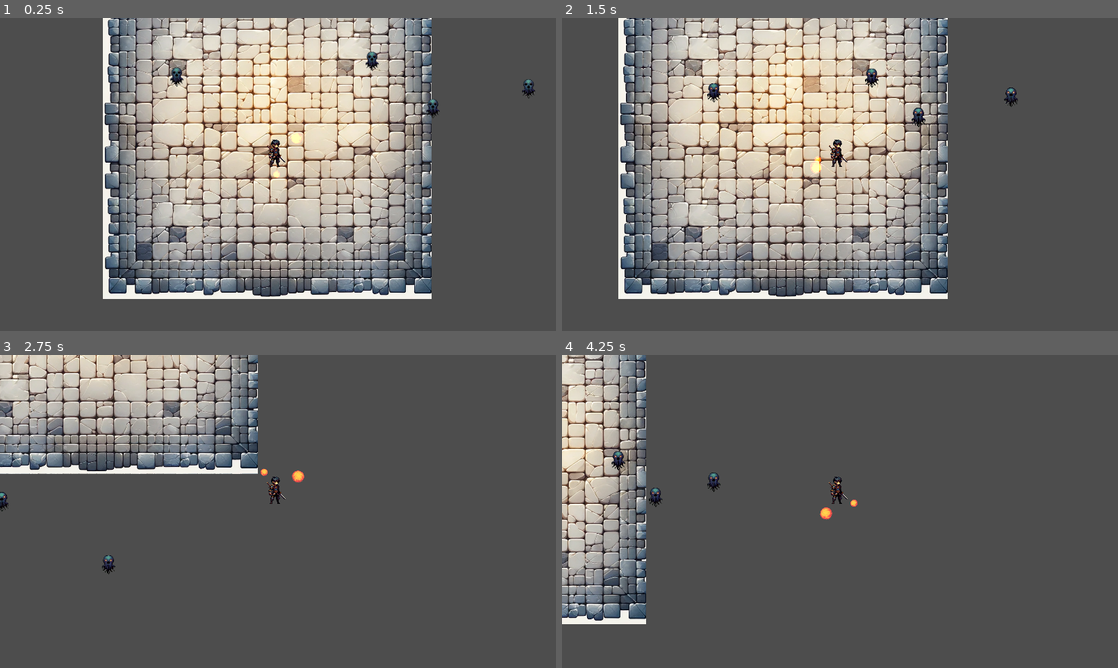
Above: before the commit, frames 1-4 (two rows, left to right).
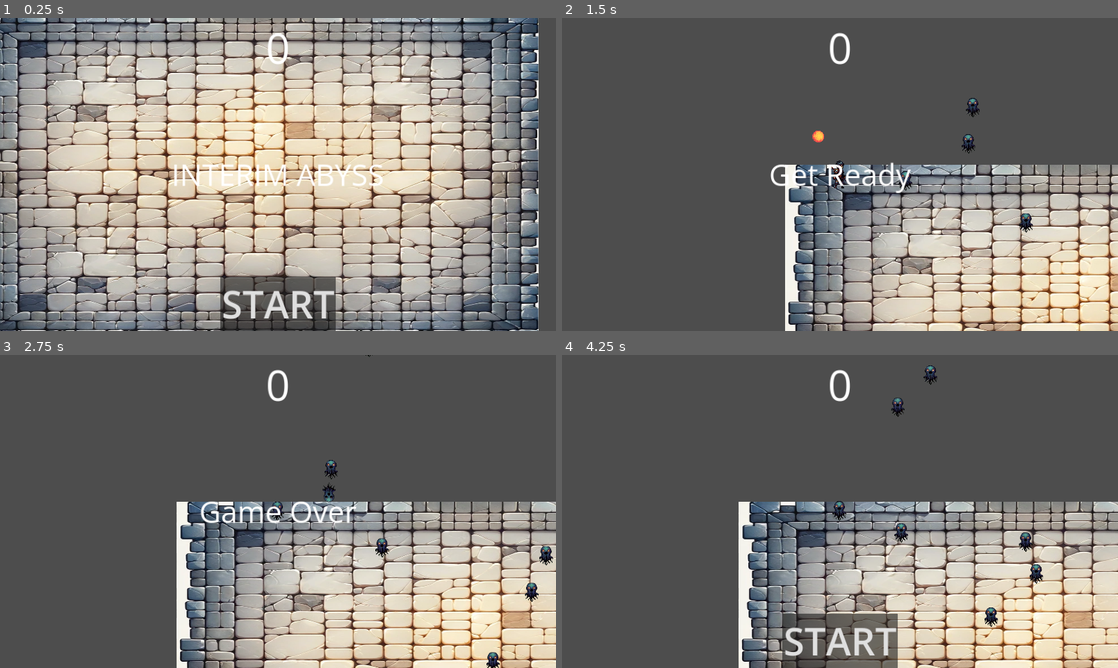
Above: after the commit, the same moments.

Repository: mariandaniel24/interim-abyss
Game: Godot game, scene res://scenes/Main/Main.tscn
Two runs of this game, one before a commit and one after it. Both use one fixed random seed, a clock stepped at 60 frames per second and the inputs below.
Inputs (mouse positions are in pixels of both pictures, inside the frame that each line leads up to):
- Up to frame 1 (0.25 s): no input
- Up to frame 2 (1.5 s): click (840, 302) at 0.5 s, where only the run after the commit has a clickable "START"; hold D (move_right) from 1.28 s (still down)
- Up to frame 3 (2.75 s): tap Space (ui_select) at 1.52, 2.27 s; release D (move_right) at 2.03 s; hold Down (move_down) from 2.03 s (still down)
- Up to frame 4 (4.25 s): release Down (move_down) at 2.78 s; hold D (move_right) 2.78-3.53 s; hold W (move_up) from 3.53 s (still down); tap Space (ui_select) at 3.77 s

The runs differ from the first frame. In frame 1, 80% of the frame differs, in the area x 0-97%, y 0-100%; in frame 2, 69%; in frame 3, 52%; in frame 4, 46%.

Commit message:
WIP

Diff:
--- a/project.godot
+++ b/project.godot
@@ -12,8 +12,11 @@
 
 config/name="interim-abyss"
 run/main_scene="res://scenes/Main/Main.tscn"
+config/quit_on_go_back=false
 config/features=PackedStringArray("4.2", "Mobile")
-config/icon="res://icon.svg"
+boot_splash/bg_color=Color(0.141176, 0.141176, 0.141176, 1)
+boot_splash/image="res://logo.png"
+config/icon="res://logo.png"
 
 [display]
 
--- a/scenes/Enemy/Enemy.gd
+++ b/scenes/Enemy/Enemy.gd
@@ -1,23 +1,34 @@
 extends Node2D
 
+var is_alive = true
 var min_wake_up_time = 0.3
 var max_wake_up_time = 1
 var speed = 100
+var speed_multiplier = 1;
 
-var player: CharacterBody2D
+var player_found: Area2D
 
 # Called when the node enters the scene tree for the first time.
 func _ready():
+	speed_multiplier = randf_range(1, 2)
 	$AnimatedSprite2D.play("default")
 	await get_tree().create_timer(randf_range(min_wake_up_time, max_wake_up_time)).timeout
 	wake_up()
 
 func wake_up():
 	$AnimatedSprite2D.play("walk")
-	player = get_node("/root/Main/Player") # Assuming the player node is named "Player"
+	player_found = get_node("/root/Main/Player") # Assuming the player_found node is named "Player"
 
 # Called every frame. 'delta' is the elapsed time since the previous frame.
 func _process(delta):
-	if player:
-		var direction = (player.global_position - global_position).normalized()
-		global_position += direction * speed * delta
+	if is_alive and player_found:
+		var direction = (player_found.global_position - global_position).normalized()
+		global_position += direction * (speed * speed_multiplier) * delta
+
+func kill_entity():
+	$CollisionShape2D.set_deferred("disabled", true)
+	is_alive = false
+	$AnimatedSprite2D.play("default")
+	$AnimatedSprite2D.flip_v = true
+	await get_tree().create_timer(0.5).timeout
+	queue_free()
--- a/scenes/Enemy/Enemy.tscn
+++ b/scenes/Enemy/Enemy.tscn
@@ -6,8 +6,8 @@
 [ext_resource type="Texture2D" uid="uid://dyjsqtb7n34gn" path="res://scenes/Enemy/Assets/enemy-walk-2.png" id="4_g53j4"]
 
 [sub_resource type="CapsuleShape2D" id="CapsuleShape2D_cfhkk"]
-radius = 21.0
-height = 66.0
+radius = 26.0
+height = 70.0
 
 [sub_resource type="SpriteFrames" id="SpriteFrames_tx5sx"]
 animations = [{
@@ -31,9 +31,8 @@
 "speed": 2.0
 }]
 
-[node name="Enemy" type="RigidBody2D"]
-collision_layer = 2147483649
-collision_mask = 2147483648
+[node name="Enemy" type="RigidBody2D" groups=["enemies"]]
+collision_mask = 0
 gravity_scale = 0.0
 script = ExtResource("1_id313")
 metadata/_edit_group_ = true
--- /dev/null
+++ b/scenes/Main/HUD.gd
@@ -0,0 +1,41 @@
+extends CanvasLayer
+signal start_game
+
+
+# Called when the node enters the scene tree for the first time.
+func _ready():
+	pass # Replace with function body.
+
+
+# Called every frame. 'delta' is the elapsed time since the previous frame.
+func _process(_delta):
+	pass
+
+func show_message(text):
+	$Message.text = text
+	$Message.show()
+	$MessageTimer.start()
+
+
+
+func show_game_over():
+	show_message("Game Over")
+	# Wait until the MessageTimer has counted down.
+	await $MessageTimer.timeout
+
+	$Message.show()
+	# Make a one-shot timer and wait for it to finish.
+	await get_tree().create_timer(1.0).timeout
+	$StartButton.show()
+
+
+func update_score(score):
+	$ScoreLabel.text = str(score)
+
+
+func _on_start_button_pressed():
+	$StartButton.hide()
+	start_game.emit()
+
+func _on_message_timer_timeout():
+	$Message.hide()
--- /dev/null
+++ b/scenes/Main/HUD.tscn
@@ -0,0 +1,56 @@
+[gd_scene load_steps=3 format=3 uid="uid://clu8aephonmvo"]
+
+[ext_resource type="Script" path="res://scenes/Main/HUD.gd" id="1_w0g27"]
+[ext_resource type="FontFile" uid="uid://c6t2r4co1nftq" path="res://assets/fonts/OpenSans-VariableFont_wdth,wght.ttf" id="2_rjx7w"]
+
+[node name="HUD" type="CanvasLayer"]
+script = ExtResource("1_w0g27")
+
+[node name="ScoreLabel" type="Label" parent="."]
+anchors_preset = 5
+anchor_left = 0.5
+anchor_right = 0.5
+offset_left = -93.0
+offset_right = 93.0
+offset_bottom = 200.0
+grow_horizontal = 2
+theme_override_fonts/font = ExtResource("2_rjx7w")
+theme_override_font_sizes/font_size = 146
+text = "0"
+horizontal_alignment = 1
+
+[node name="Message" type="Label" parent="."]
+anchors_preset = 14
+anchor_top = 0.5
+anchor_right = 1.0
+anchor_bottom = 0.5
+offset_top = -71.0
+offset_bottom = 71.0
+grow_horizontal = 2
+grow_vertical = 2
+size_flags_horizontal = 4
+theme_override_fonts/font = ExtResource("2_rjx7w")
+theme_override_font_sizes/font_size = 103
+text = "INTERIM ABYSS"
+horizontal_alignment = 1
+
+[node name="StartButton" type="Button" parent="."]
+anchors_preset = 7
+anchor_left = 0.5
+anchor_top = 1.0
+anchor_right = 0.5
+anchor_bottom = 1.0
+offset_left = -199.5
+offset_top = -188.0
+offset_right = 199.5
+grow_horizontal = 2
+grow_vertical = 0
+size_flags_horizontal = 4
+size_flags_vertical = 4
+theme_override_font_sizes/font_size = 131
+text = "START"
+
+[node name="MessageTimer" type="Timer" parent="."]
+
+[connection signal="pressed" from="StartButton" to="." method="_on_start_button_pressed"]
+[connection signal="timeout" from="MessageTimer" to="." method="_on_message_timer_timeout"]
--- /dev/null
+++ b/scenes/Main/Main.gd
@@ -0,0 +1,53 @@
+extends Node
+var enemy_scene = preload("res://scenes/Enemy/Enemy.tscn")
+
+@export var player: Area2D
+@export var max_enemies = 25;
+@export var min_spawn_range = 300;
+@export var max_spawn_range = 1500;
+
+var can_spawn = true
+var score = 0
+
+# Called when the node enters the scene tree for the first time.
+func _ready():
+	pass
+func spawn_enemies():
+	if not can_spawn:
+		return
+	var current_enemies = get_children().size()
+	var enemies_to_spawn = (max_enemies - current_enemies)
+
+	for i in range(enemies_to_spawn):
+		var enemy = enemy_scene.instantiate()
+		var spawn_range = randf_range(min_spawn_range, max_spawn_range)
+		# determine a random position within the spawn range
+		var spawn_position = Vector2(randf_range(-1, 1), randf_range(-1, 1)).normalized() * spawn_range + player.position
+		enemy.position = spawn_position
+		add_child(enemy)
+
+	await get_tree().create_timer(5).timeout
+	spawn_enemies()
+
+func game_over():
+	$ScoreTimer.stop()
+	can_spawn = false
+	$HUD.show_game_over()
+
+func new_game():
+	get_tree().call_group("enemies", "queue_free")
+	score = 0
+	can_spawn = true
+	spawn_enemies()
+
+	$Player.start()
+	$StartTimer.start()
+	$HUD.update_score(score)
+	$HUD.show_message("Get Ready")
+
+func _on_score_timer_timeout():
+	score += 1
+	$HUD.update_score(score)
+
+func _on_start_timer_timeout():
+	$ScoreTimer.start()
--- a/scenes/Main/Main.tscn
+++ b/scenes/Main/Main.tscn
@@ -1,37 +1,47 @@
-[gd_scene load_steps=6 format=3 uid="uid://dj1fad7aqmwsb"]
+[gd_scene load_steps=7 format=3 uid="uid://dj1fad7aqmwsb"]
 
+[ext_resource type="Script" path="res://scenes/Main/Main.gd" id="1_hq6ve"]
 [ext_resource type="AudioStream" uid="uid://bfgjwp0qwbbkl" path="res://assets/sounds/forest.ogg" id="1_yeqqe"]
 [ext_resource type="Texture2D" uid="uid://dgny8ub4bjua" path="res://assets/gpt-dump/bg1.png" id="2_1p8u5"]
-[ext_resource type="Script" path="res://scenes/Enemy/Enemies.gd" id="3_t2e3g"]
 [ext_resource type="PackedScene" uid="uid://84oud4fkmwqe" path="res://scenes/Player/Player.tscn" id="4_lyc5v"]
 [ext_resource type="PackedScene" uid="uid://datddq6tv8rbr" path="res://scenes/PlayerSpells/TwistedFireball/TwistedFireball.tscn" id="5_4eug7"]
+[ext_resource type="PackedScene" uid="uid://clu8aephonmvo" path="res://scenes/Main/HUD.tscn" id="6_bopi1"]
 
-[node name="Main" type="Node2D"]
+[node name="Main" type="Node" node_paths=PackedStringArray("player")]
+script = ExtResource("1_hq6ve")
+player = NodePath("Player")
+
+[node name="Background" type="Sprite2D" parent="."]
+texture_repeat = 2
+position = Vector2(929, 550.84)
+scale = Vector2(1.95117, 1.14289)
+texture = ExtResource("2_1p8u5")
+region_rect = Rect2(344, 280.5, 382, 336)
+
+[node name="Enemies" type="Node" parent="."]
+
+[node name="Player" parent="." instance=ExtResource("4_lyc5v")]
+position = Vector2(1029, 526)
+
+[node name="TwistedFireball" parent="Player" instance=ExtResource("5_4eug7")]
+position = Vector2(-6, -151)
+
+[node name="StartTimer" type="Timer" parent="."]
+one_shot = true
+
+[node name="ScoreTimer" type="Timer" parent="."]
 
 [node name="MusicBox" type="AudioStreamPlayer2D" parent="."]
 position = Vector2(1, 0)
 scale = Vector2(1.0028, 1)
 stream = ExtResource("1_yeqqe")
 volume_db = 2.695
+autoplay = true
 max_distance = 17979.0
 
-[node name="Background" type="Sprite2D" parent="."]
-texture_repeat = 2
-position = Vector2(931, 475)
-scale = Vector2(1.11, 1.11)
-texture = ExtResource("2_1p8u5")
-region_rect = Rect2(344, 280.5, 382, 336)
+[node name="HUD" parent="." instance=ExtResource("6_bopi1")]
 
-[node name="Enemies" type="Node" parent="." node_paths=PackedStringArray("player")]
-script = ExtResource("3_t2e3g")
-player = NodePath("../Player")
-
-[node name="Player" parent="." instance=ExtResource("4_lyc5v")]
-position = Vector2(963, 472)
-
-[node name="TwistedFireball" parent="Player" instance=ExtResource("5_4eug7")]
-position = Vector2(-5, -90)
-scale = Vector2(0.25, 0.25)
-
-[node name="TwistedFireball2" parent="Player" instance=ExtResource("5_4eug7")]
-position = Vector2(-66, -31)
+[connection signal="player_hit" from="Player" to="." method="game_over"]
+[connection signal="timeout" from="StartTimer" to="." method="_on_start_timer_timeout"]
+[connection signal="timeout" from="ScoreTimer" to="." method="_on_score_timer_timeout"]
+[connection signal="start_game" from="HUD" to="." method="new_game"]
--- a/scenes/Player/Player.gd
+++ b/scenes/Player/Player.gd
@@ -1,25 +1,45 @@
-extends CharacterBody2D
+extends Area2D
 signal player_hit
+@export var speed: int = 600
+var screen_size = Vector2(0, 0)
 
-@export var speed: int = 800;
-
-var screen_size: Vector2 = Vector2(0, 0);
 
 # Called when the node enters the scene tree for the first time.
 func _ready():
-	screen_size = get_viewport_rect().size
-	position = Vector2(screen_size.x / 2, screen_size.y / 2)
+	hide()
+
 
 # Called every frame. 'delta' is the elapsed time since the previous frame.
-func _physics_process(delta):
-	var input_direction = Input.get_vector("move_left", "move_right", "move_up", "move_down")
-	velocity = input_direction.normalized() * speed
-	var collision = move_and_collide(velocity * delta)
-	if collision:
-		player_hit.emit()
-		Engine.time_scale = 0
+func _process(delta):
+	if not visible:
+		return
+	var velocity = Vector2.ZERO
+	if Input.is_action_pressed("move_right"):
+		velocity.x += 1
+	if Input.is_action_pressed("move_left"):
+		velocity.x -= 1
+	if Input.is_action_pressed("move_down"):
+		velocity.y += 1
+	if Input.is_action_pressed("move_up"):
+		velocity.y -= 1
+
+	if velocity.length() > 0:
+		velocity = velocity.normalized() * speed
 
 	if velocity.x != 0:
-		# $AnimatedSprite2D.animation = "walk"
-		$AnimatedSprite2D.flip_v = false
 		$AnimatedSprite2D.flip_h = velocity.x < 0
+
+	position += velocity * delta
+	# position = position.clamp(Vector2.ZERO, screen_size)
+
+
+func _on_body_entered(_body: Node2D):
+	hide()
+	player_hit.emit()
+	$CollisionShape2D.set_deferred("disabled", true)
+
+
+func start():
+	show()
+	position = Vector2(screen_size.x / 2, screen_size.y / 2)
+	$CollisionShape2D.disabled = false
--- a/scenes/Player/Player.tscn
+++ b/scenes/Player/Player.tscn
@@ -4,7 +4,7 @@
 [ext_resource type="Texture2D" uid="uid://d10hv8106w1yp" path="res://scenes/Player/Assets/player.png" id="2_3s384"]
 
 [sub_resource type="RectangleShape2D" id="RectangleShape2D_o0gfw"]
-size = Vector2(43, 94)
+size = Vector2(33, 94)
 
 [sub_resource type="SpriteFrames" id="SpriteFrames_pp5j8"]
 animations = [{
@@ -17,13 +17,13 @@
 "speed": 5.0
 }]
 
-[node name="Player" type="CharacterBody2D"]
-position = Vector2(955, 467)
+[node name="Player" type="Area2D"]
+position = Vector2(945, 473)
 script = ExtResource("1_b2h0c")
 metadata/_edit_group_ = true
 
 [node name="CollisionShape2D" type="CollisionShape2D" parent="."]
-position = Vector2(-4.5, 0)
+position = Vector2(-3.5, 0)
 shape = SubResource("RectangleShape2D_o0gfw")
 
 [node name="AnimatedSprite2D" type="AnimatedSprite2D" parent="."]
@@ -32,4 +32,5 @@
 sprite_frames = SubResource("SpriteFrames_pp5j8")
 
 [node name="Camera2D" type="Camera2D" parent="."]
-position = Vector2(8, 74)
+
+[connection signal="body_entered" from="." to="." method="_on_body_entered"]
--- a/scenes/PlayerSpells/TwistedFireball/TwistedFireball.gd
+++ b/scenes/PlayerSpells/TwistedFireball/TwistedFireball.gd
@@ -1,7 +1,9 @@
-extends Sprite2D
+extends Area2D
+signal enemy_hit
+
 @export var speed: float = 200.0
 var distance_from_parent: float = 0.0
-var degrees = randf_range(0.0, 360.0)
+var degress: float = randf_range(0.0, 360.0)
 
 
 # Called when the node enters the scene tree for the first time.
@@ -10,8 +12,15 @@
 	pass
 
 # Called every frame. 'delta' is the elapsed time since the previous frame.
-func _process(delta):
-	# rotate the sprite around the center of the parent node
+func _physics_process(delta: float):
+	rotate_fireball(delta)
+
+# rotate the sprite around the center of the parent node
+func rotate_fireball(delta: float):
 	rotation_degrees += delta * speed
-	position.y = sin(rotation_degrees / degrees * PI) * distance_from_parent
-	position.x = cos(rotation_degrees / degrees * PI) * distance_from_parent
+	position.y = sin(rotation_degrees / 180.0 * PI) * distance_from_parent
+	position.x = cos(rotation_degrees / 180.0 * PI) * distance_from_parent
+
+func _on_body_entered(body: Node2D):
+	print(body)
+	body.kill_entity()
--- a/scenes/PlayerSpells/TwistedFireball/TwistedFireball.tscn
+++ b/scenes/PlayerSpells/TwistedFireball/TwistedFireball.tscn
@@ -1,7 +1,10 @@
-[gd_scene load_steps=6 format=3 uid="uid://datddq6tv8rbr"]
+[gd_scene load_steps=7 format=3 uid="uid://datddq6tv8rbr"]
 
 [ext_resource type="Texture2D" uid="uid://rorb6x2sowmf" path="res://scenes/PlayerSpells/TwistedFireball/fireball.png" id="1_v464u"]
 [ext_resource type="Script" path="res://scenes/PlayerSpells/TwistedFireball/TwistedFireball.gd" id="2_npgwu"]
+
+[sub_resource type="CircleShape2D" id="CircleShape2D_rd2pp"]
+radius = 85.5102
 
 [sub_resource type="CanvasItemMaterial" id="CanvasItemMaterial_q6716"]
 blend_mode = 1
@@ -14,14 +17,21 @@
 offsets = PackedFloat32Array(0.00211416, 0.05074, 0.365751, 0.665962, 0.714588)
 colors = PackedColorArray(0.690196, 0, 0.129412, 0, 0.690196, 0, 0.129412, 1, 1, 0.462745, 0.0392157, 1, 1, 1, 0.298039, 1, 1, 0.980392, 0.0431373, 0)
 
-[node name="TwistedFireball" type="Sprite2D"]
+[node name="TwistedFireball" type="Area2D"]
+scale = Vector2(0.25, 0.25)
+script = ExtResource("2_npgwu")
+speed = 400.0
+
+[node name="CollisionShape2D" type="CollisionShape2D" parent="."]
+shape = SubResource("CircleShape2D_rd2pp")
+debug_color = Color(0.0392157, 0.619608, 0.560784, 0.419608)
+
+[node name="Sprite" type="Sprite2D" parent="CollisionShape2D"]
 modulate = Color(1, 0.545098, 0, 1)
 material = SubResource("CanvasItemMaterial_q6716")
-scale = Vector2(0.15, 0.15)
 texture = ExtResource("1_v464u")
-script = ExtResource("2_npgwu")
 
-[node name="Line2D" type="Line2D" parent="."]
+[node name="Line2D" type="Line2D" parent="CollisionShape2D/Sprite"]
 visible = false
 position = Vector2(-6.66667, 6.66667)
 scale = Vector2(0.955357, 1.18)
@@ -30,3 +40,5 @@
 width_curve = SubResource("Curve_smjmu")
 default_color = Color(1, 0.478431, 0, 1)
 gradient = SubResource("Gradient_dthds")
+
+[connection signal="body_entered" from="." to="." method="_on_body_entered"]
Binary file added: assets/fonts/OpenSans-Italic-VariableFont_wdth,wght.ttf
Not shown, added: assets/fonts/OpenSans-Italic-VariableFont_wdth,wght.ttf.import
Binary file added: assets/fonts/OpenSans-Regular.ttf
Not shown, added: assets/fonts/OpenSans-Regular.ttf.import
Binary file added: assets/fonts/OpenSans-VariableFont_wdth,wght.ttf
Not shown, added: assets/fonts/OpenSans-VariableFont_wdth,wght.ttf.import
Binary file added: logo.png
Not shown, added: logo.png.import
Not shown, added: assets/Open_Sans.zip
